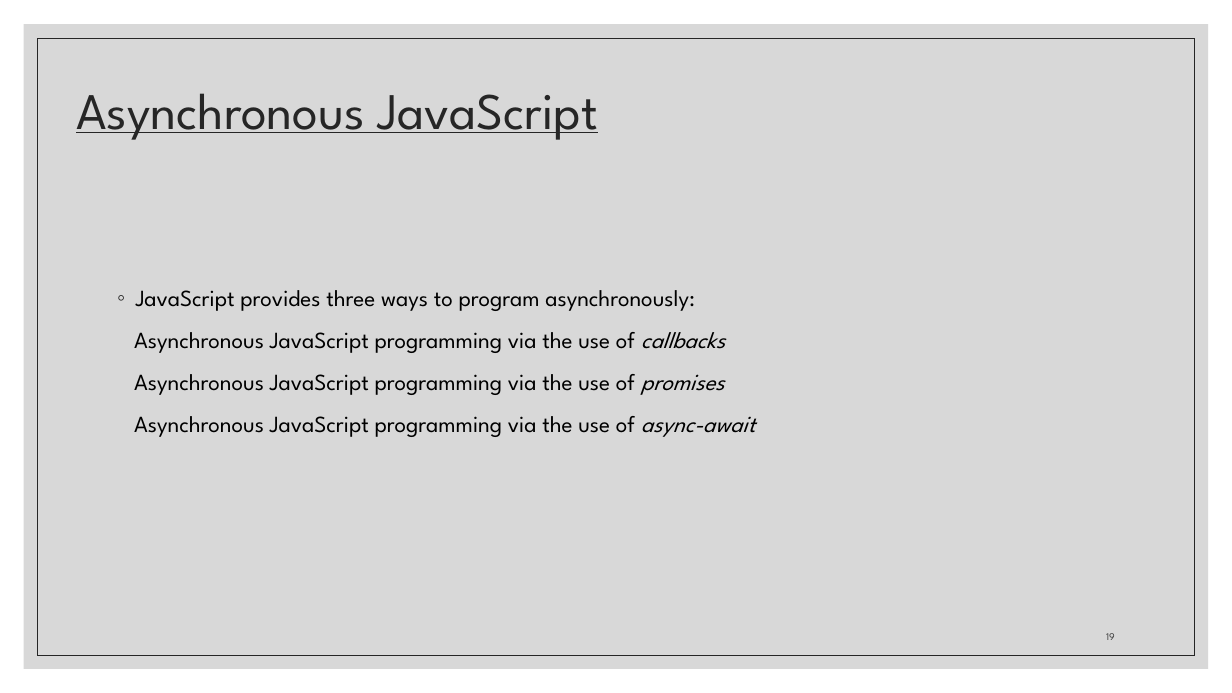
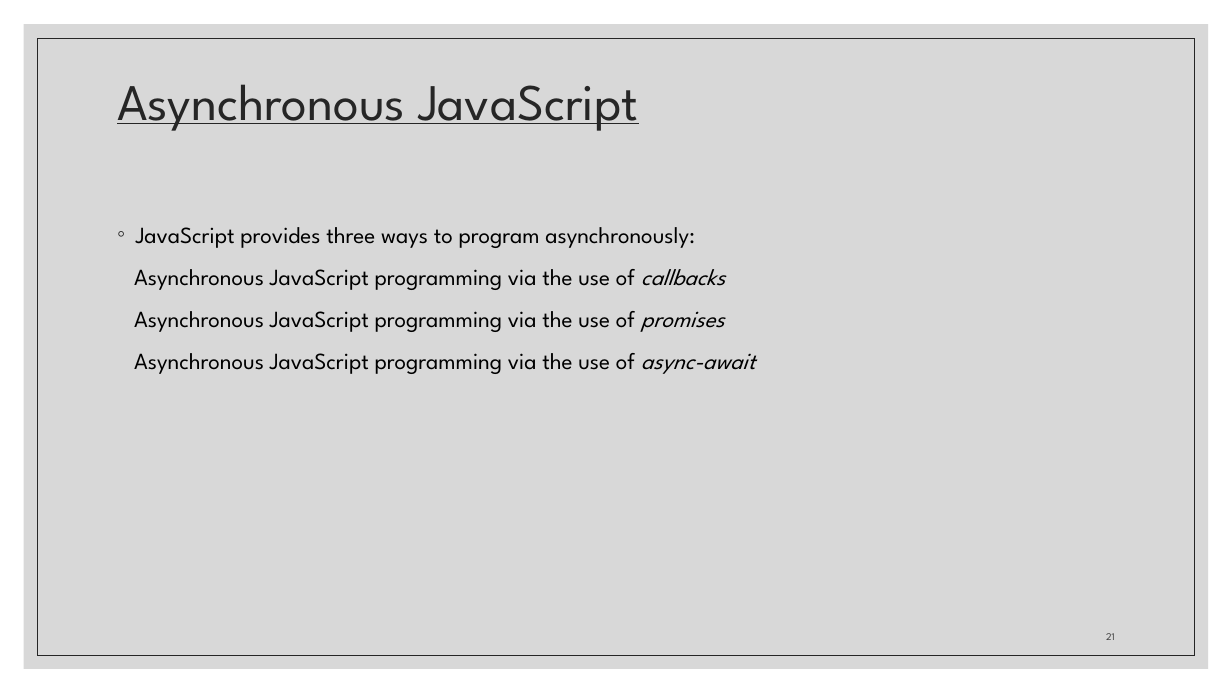
Before and after one commit to zackstotts/base-node-curriculum, a slide deck: slide 21 of unit_01/slides/Unit01-PartI.pptx (slide 19 before the commit). Drawn at 1232x693 pixels with LibreOffice and Linux fonts; fonts in the diff are those of the drawing. Boxes give left, top, right and bottom in pixels: in the first picture for what was removed or moved away, otherwise in the second. Text is boxed around its words. In the diff, an @@ line names an element or a change of style, - is before the commit and + after.

```diff
--- a/unit_01/slides/Unit01-PartI.pptx
+++ b/unit_01/slides/Unit01-PartI.pptx
@@ title "Asynchronous JavaScript": place and size @@
-title "Asynchronous JavaScript" at (76, 93, 597, 140)
+title "Asynchronous JavaScript" at (117, 84, 638, 131)
@@ text "JavaScript provides three ways to ...": place and size @@
-text "JavaScript provides three ways to ..." at (134, 290, 755, 437)
+text "JavaScript provides three ways to ..." at (134, 227, 755, 374)
@@ page number at (1106, 633, 1115, 640): text changed @@
-19
+21
```
Also in this commit, not shown: 15 other slides changed, 6 slides added, 3 slides removed.
